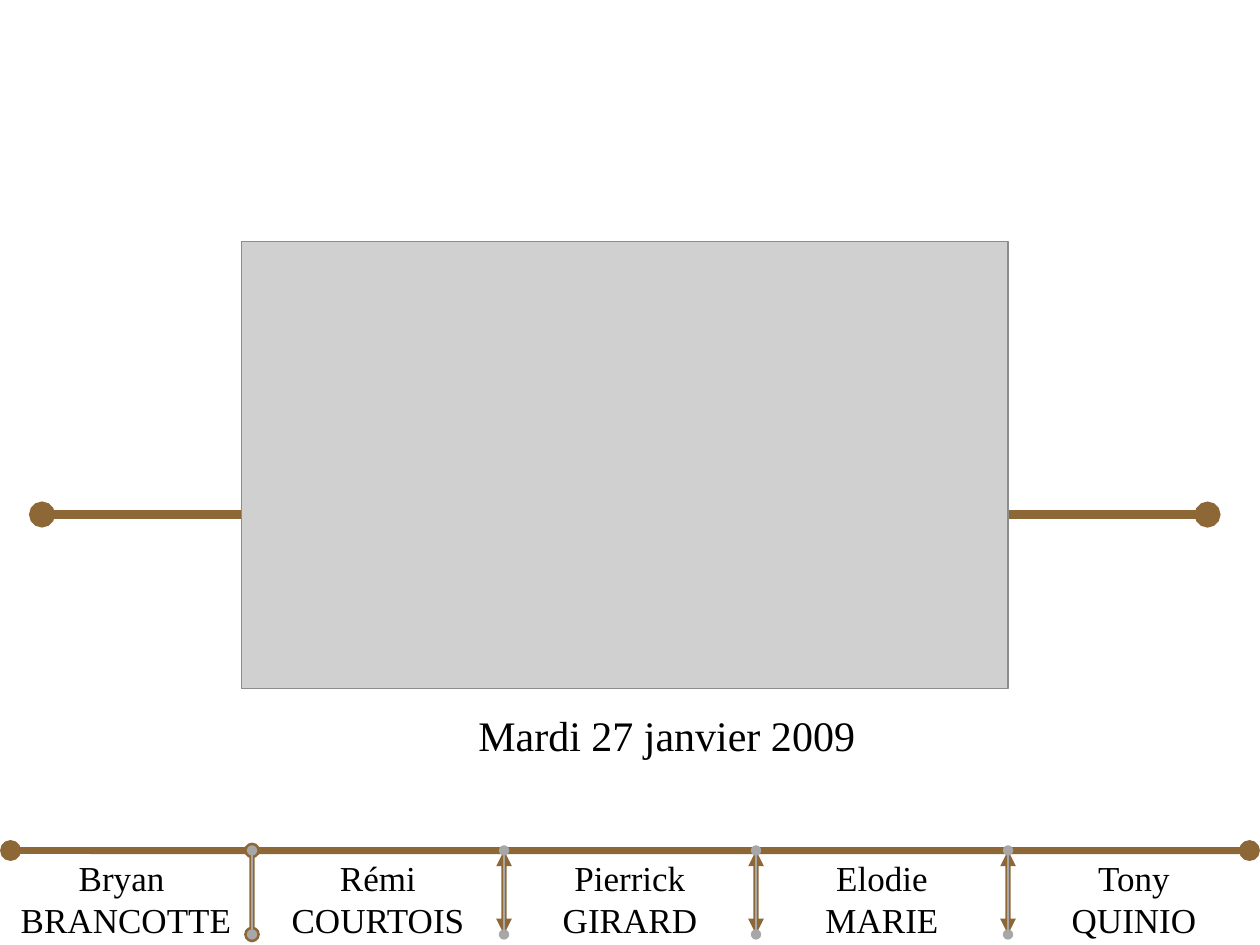
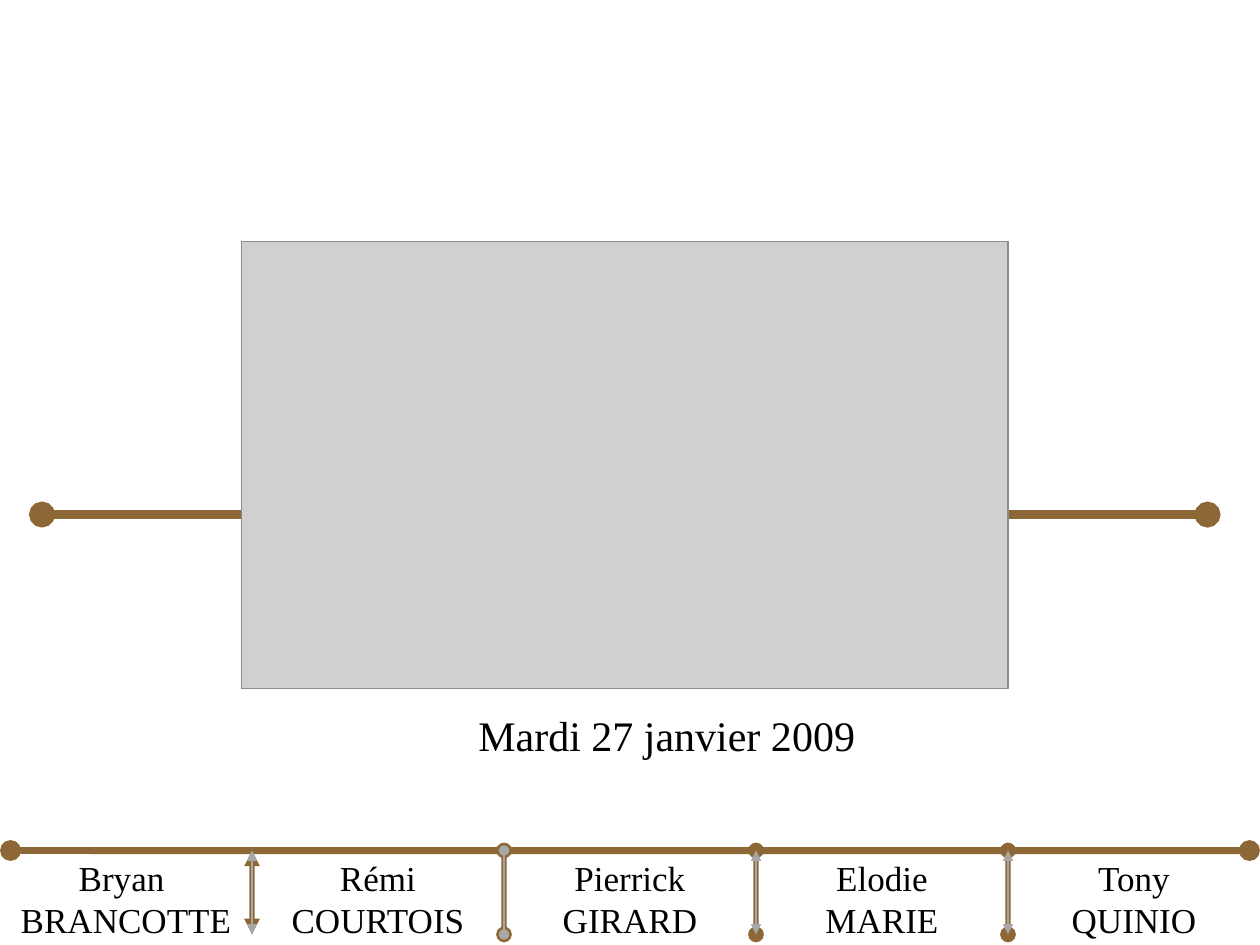
Before and after one commit to bryan-brancotte/projetgl-2008, a slide deck: slide 1 of doc/Soutenance/iGo_Soutenance_Bryan.ppt. Drawn at 1260x945 pixels with LibreOffice and Linux fonts; fonts in the diff are those of the drawing; grey boxes stand for pictures. Boxes give left, top, right and bottom in pixels: in the first picture for what was removed or moved away, otherwise in the second. Text is boxed around its words. In the diff, an @@ line names an element or a change of style, - is before the commit and + after.

```diff
--- a/doc/Soutenance/iGo_Soutenance_Bryan.ppt
+++ b/doc/Soutenance/iGo_Soutenance_Bryan.ppt
@@ double arrow (252, 935) - (252, 850): arrowheads changed @@
@@ double arrow (252, 935) - (252, 850): arrowheads changed @@
@@ double arrow (504, 935) - (504, 850): arrowheads changed @@
@@ double arrow (756, 935) - (756, 850): arrowheads changed @@
@@ double arrow (756, 935) - (756, 850): arrowheads changed @@
@@ double arrow (1008, 935) - (1008, 850): arrowheads changed @@
@@ double arrow (1008, 935) - (1008, 850): arrowheads changed @@
```
Also in this commit, not shown: 3 other slides changed, 5 slides added, 4 other files.
